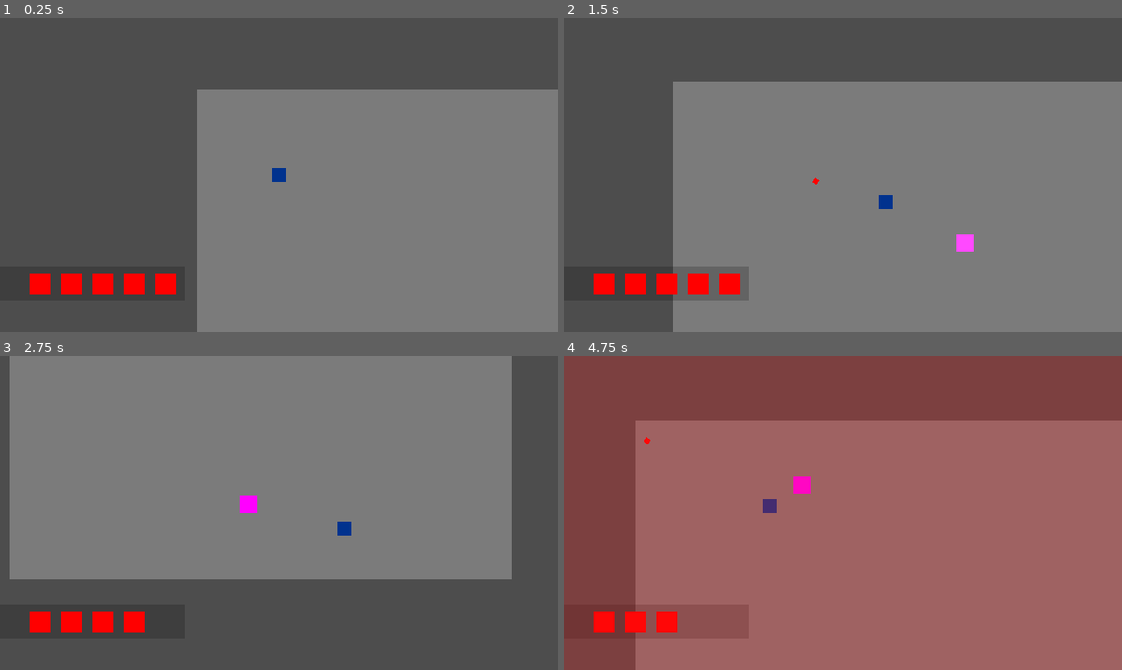
Above: before the commit, frames 1-4 (two rows, left to right).
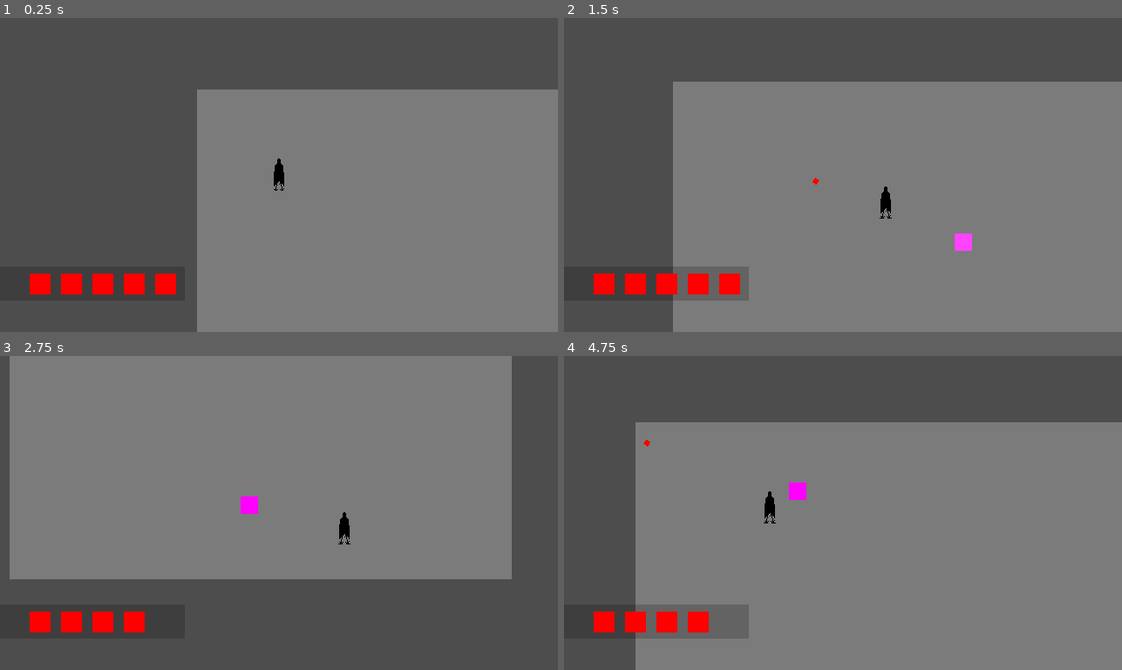
Above: after the commit, the same moments.

Repository: Lukko-Digital/WellesleyGameJam2024
Game: Godot game, scene res://src/main.tscn
Two runs of this game, one before a commit and one after it. Both use one fixed random seed, a clock stepped at 60 frames per second and the inputs below.
Inputs (mouse positions are in pixels of both pictures, inside the frame that each line leads up to):
- Up to frame 1 (0.25 s): no input
- Up to frame 2 (1.5 s): move the mouse to (965, 159) at 0.52 s; press the mouse at (965, 159) at 0.53 s; hold D (right) 0.53-1.28 s; move the mouse to (731, 190) at 1.27 s; release the mouse at (731, 190) at 1.28 s; hold S (down) from 1.28 s (still down); click (731, 190) at 1.35 s
- Up to frame 3 (2.75 s): move the mouse to (334, 443) at 2.02 s; release S (down) at 2.03 s; press the mouse at (334, 443) at 2.03 s; hold D (right) from 2.03 s (still down)
- Up to frame 4 (4.75 s): move the mouse to (815, 575) at 2.77 s; release D (right) at 2.78 s; release the mouse at (815, 575) at 2.78 s; hold W (up) 2.78-3.53 s; click (815, 575) at 2.85 s; move the mouse to (1010, 560) at 3.52 s; press the mouse at (1010, 560) at 3.53 s; hold A (left) from 3.53 s (still down); move the mouse to (675, 465) at 4.27 s; release the mouse at (675, 465) at 4.28 s; click (675, 465) at 4.35 s

The runs differ from the first frame. In frame 1, 0.2% of the frame differs, in the area x 48-52%, y 44-55%; in frame 2, 0.2%; in frame 3, 0.2%; in frame 4, 99%, in the area x 0-100%, y 0-100%.

Commit message:
add player sprite

Diff:
--- a/src/player/player.tscn
+++ b/src/player/player.tscn
@@ -1,24 +1,22 @@
-[gd_scene load_steps=4 format=3 uid="uid://tu268rhi3o1q"]
+[gd_scene load_steps=5 format=3 uid="uid://tu268rhi3o1q"]
 
 [ext_resource type="Script" path="res://src/player/player.gd" id="1_8v8oq"]
 [ext_resource type="PackedScene" uid="uid://hhfchlxg4hc6" path="res://src/display/ui.tscn" id="2_2xssp"]
+[ext_resource type="Texture2D" uid="uid://dnl6ymad87b7w" path="res://assets/png/player.png" id="2_vsqs0"]
 
-[sub_resource type="RectangleShape2D" id="RectangleShape2D_rytuv"]
-size = Vector2(16, 16)
+[sub_resource type="CapsuleShape2D" id="CapsuleShape2D_rgnxm"]
+radius = 5.0
+height = 36.0
 
 [node name="player" type="CharacterBody2D" groups=["player"]]
 collision_layer = 2
 collision_mask = 0
 script = ExtResource("1_8v8oq")
 
-[node name="ColorRect" type="ColorRect" parent="."]
-offset_left = -8.0
-offset_top = -8.0
-offset_right = 8.0
-offset_bottom = 8.0
-color = Color(0, 0.196078, 0.556863, 1)
+[node name="PlayerSprite" type="Sprite2D" parent="."]
+texture = ExtResource("2_vsqs0")
 
 [node name="CollisionShape2D" type="CollisionShape2D" parent="."]
-shape = SubResource("RectangleShape2D_rytuv")
+shape = SubResource("CapsuleShape2D_rgnxm")
 
 [node name="ui" parent="." instance=ExtResource("2_2xssp")]
